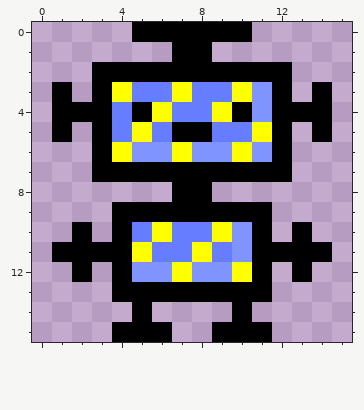
Two versions of one pixel-art sprite, app/src/main/res/mipmap-xxxhdpi/animatie_1.png. That is the earlier state.
The file is 128x128 pixels, drawn in blocks of 8x8; one block is one cell here.
After:
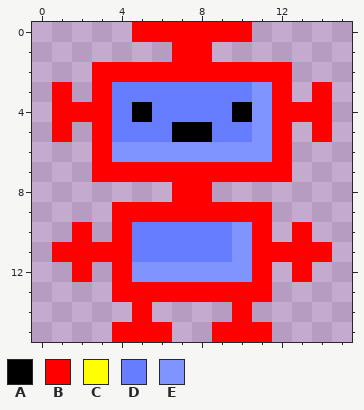
Palette (. is transparent): A #000000  B #ff0000  C #ffff00  D #677dff  E #8094ff
What changed:
Changed rows in their new state; - is an unchanged pixel.
first column x 1:
 0 ----BBBBBB----
 1 ------BB------
 2 --BBBBBBBBBB--
 3 B-BD--D--D-B-B
 4 BBB--D--D--BBB
 5 B-B-D-----EB-B
 6 --BE--E--E-B--
 7 --BBBBBBBBBB--
 8 ------BB------
 9 ---BBBBBBBB---
10 -B-B-D--D-B-B-
11 BBBBD--D--BBBB
12 -B-B--E--EB-B-
13 ---BBBBBBBB---
14 ----B----B----
15 ---BBB--BBB---
Changed places in both pictures, as pixel boxes (x1, y1, x2, y2):
changed: (52, 22, 332, 342)
